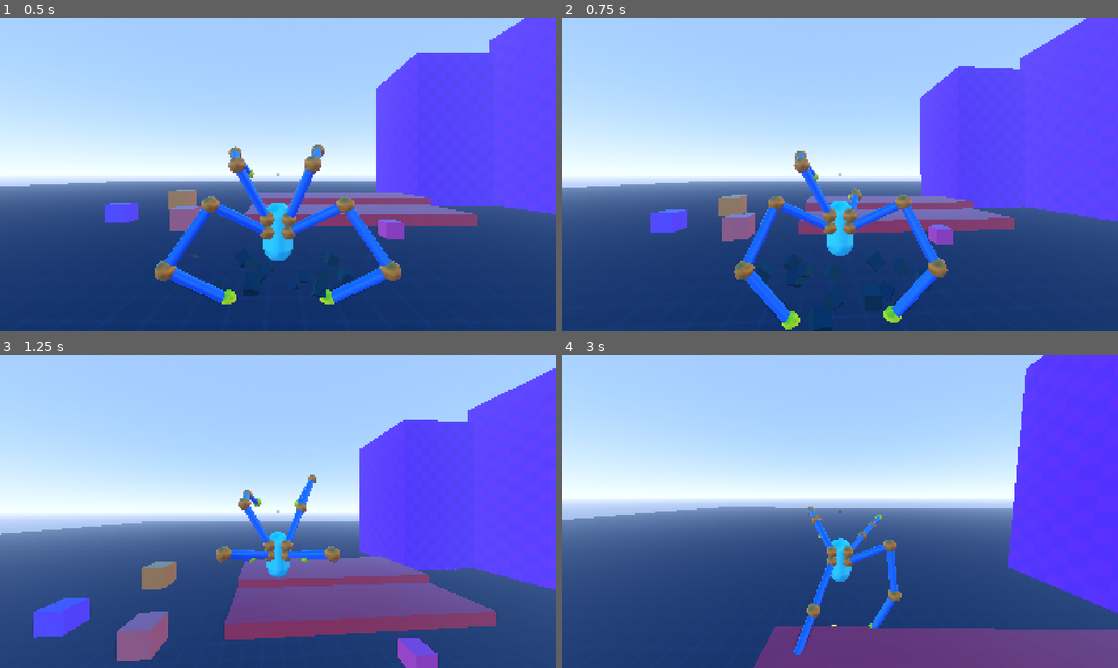
Above: before the commit, frames 1-4 (two rows, left to right).
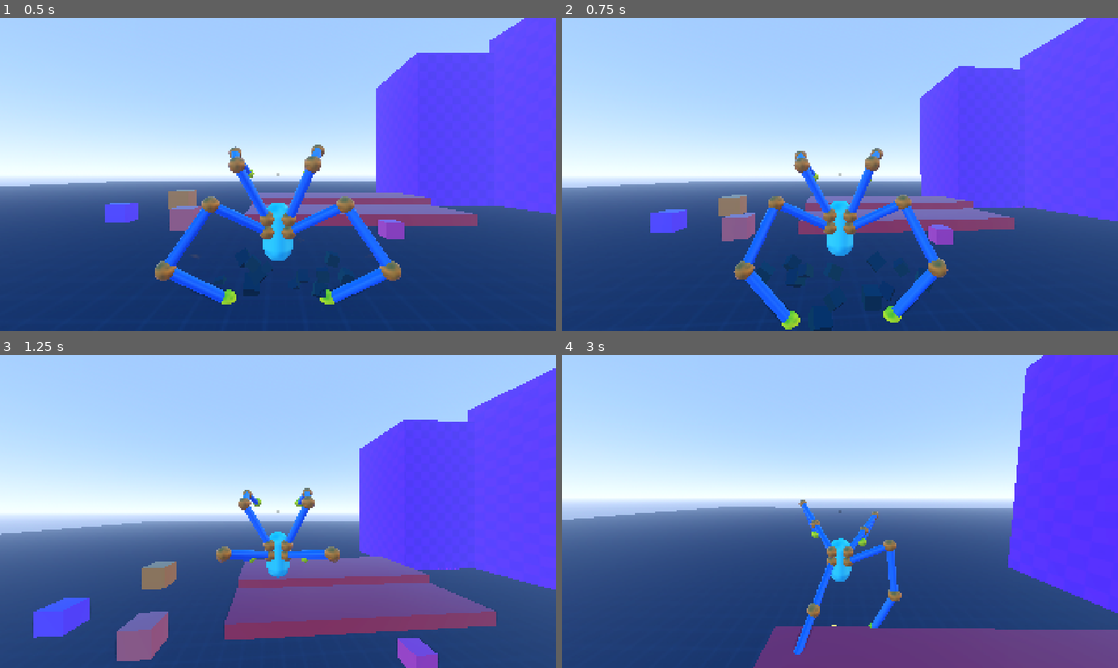
Above: after the commit, the same moments.

Repository: lliamsymonds04/doc-oc
Game: Godot game, scene res://main.tscn
Same seed, same stepped clock (60 frames per second), same inputs: the game is played once before the commit and once after it.
Inputs (mouse positions are in pixels of both pictures, inside the frame that each line leads up to):
- Up to frame 1 (0.5 s): no input
- Up to frame 2 (0.75 s): move the mouse to (867, 174) at 0.52 s; hold W (forward) from 0.53 s (still down); click (867, 174) at 0.6 s
- Up to frame 3 (1.25 s): keep holding W (forward); tap Space (jump) at 0.77 s
- Up to frame 4 (3 s): keep holding W (forward); move the mouse to (812, 511) at 1.27 s; click (812, 511) at 1.35 s; tap Space (jump) at 1.52 s; move the mouse to (851, 505) at 2.02 s; hold Shift (sprint) 2.03-2.78 s; click (851, 505) at 2.3 s; move the mouse to (834, 517) at 2.77 s; click (834, 517) at 2.85 s

Frame 1 is identical in both runs. In frame 2, 0.4% of the frame differs, in the area x 51-58%, y 41-63%; in frame 3, 0.3%; in frame 4, 0.4%, in the area x 42-58%, y 46-62%.

Commit message:
feat: camera hit

Diff:
--- a/systems/player/camera_controller.gd
+++ b/systems/player/camera_controller.gd
@@ -32,6 +32,9 @@
 @export var sprint_y_offset: float = 2.0
 @export var sprint_pitch_offset_deg = 12.0
 
+@export_category("Hit")
+@export var cast_sphere_radius: float = 0.1
+
 var _trauma: float = 0.0
 var _current_speed: float = 0.0
 var _trail := Vector3.ZERO
@@ -40,9 +43,14 @@
 var _sprinting: bool = false
 var _sprint_weight: float = 0.0
 
+var _cast_sphere: SphereShape3D
+
 func _ready() -> void:
 	Input.mouse_mode = Input.MOUSE_MODE_CAPTURED
 	cam.fov = base_fov
+
+	_cast_sphere = SphereShape3D.new()
+	_cast_sphere.radius =  cast_sphere_radius
 
 func add_trauma(amount: float) -> void:
 	_trauma = min(_trauma + amount, 1.0)
@@ -54,7 +62,7 @@
 	_sprinting = active
 
 func get_camera_direction() -> Vector3:
-	return -global_transform.basis.z
+	return -cam.global_transform.basis.z
 
 func update_motion(dt: float, velocity: Vector3) -> void:
 	var local_vel: Vector3 = global_transform.basis.inverse() * velocity
@@ -68,6 +76,15 @@
 
 	var world_offset := Vector3.UP * sprint_y_offset * _sprint_weight
 	camera_pivot.position = _trail + global_transform.basis.inverse() * world_offset
+
+func get_camera_center_hit(dist: float = 1000.0) -> Dictionary:
+	var cam_pos = cam.global_position
+	var dir = get_camera_direction()
+	var motion = dir * dist
+	var space := get_world_3d().direct_space_state
+	var hit_result = RaycastUtil.shape_cast(space, _cast_sphere, cam_pos, motion, ~2)
+
+	return hit_result if hit_result != null else {}
 
 func _process(dt: float) -> void:
 	if _trauma > 0:
--- a/systems/player/states/grounded_state.gd
+++ b/systems/player/states/grounded_state.gd
@@ -334,15 +334,16 @@
 	if is_sprinting:
 		return
 
+	var cam_hit := p.camera_controller.get_camera_center_hit(15.0)
+	if cam_hit.is_empty():
+		return
+
+	var cam_hit_pos: Vector3 = cam_hit["position"]
 	for mount in player.arm_mounts:
 		if mount == prev_attack_mount:
 			continue
 
-		# calculate a target to move the arm towards
-		var player_pos := p.global_position
-		var cam_dir = p.camera_controller.get_camera_direction()
-		var target = player_pos + cam_dir * 10.0
-		mount.arm.start_punch(target)
+		mount.arm.start_punch(cam_hit_pos)
 
 		prev_attack_mount = mount
 		return
